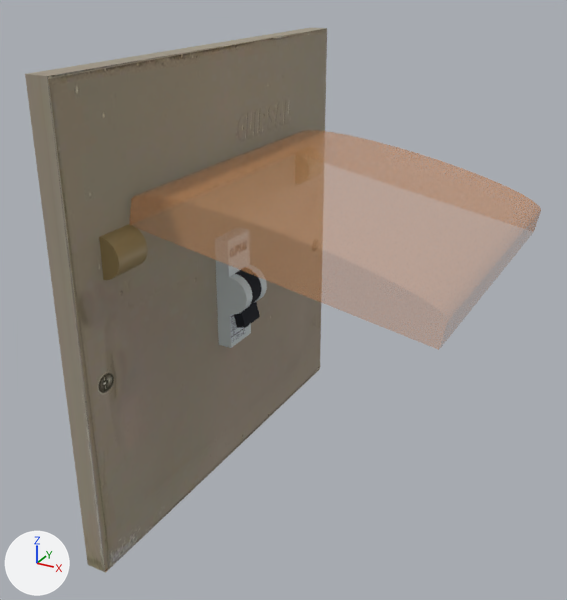
A saved change to the FBX model Assets/Meshes/Other/FuseBox.fbx.
Both versions are drawn from a 50 mm lens placed at (0.29, -0.421, 0.213), pointed at (0.068, -0.017, 0.011). The axes (+X, +Y, +Z) are drawn at lower left. The lights are the same throughout.
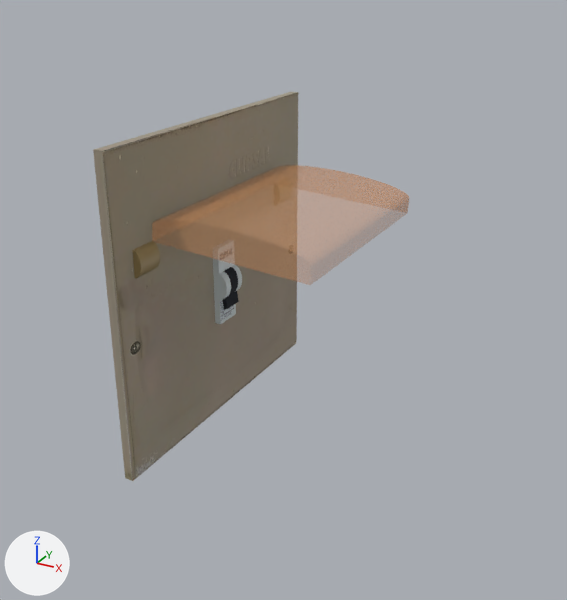
Where the change shows, as pixel boxes (x1, y1, x2, y2) in the pictures (567 x 600 px):
'Cube.009', moved, rescaled (32% narrower, 29% shorter)
    before: (25, 28, 327, 573)
    after: (93, 92, 298, 481)
'Cylinder.009', moved, turned, rescaled
    before: (129, 130, 541, 350)
    after: (152, 165, 409, 285)
'Cylinder.022', moved, rescaled (42% narrower, 25% shorter)
    before: (216, 260, 267, 348)
    after: (213, 258, 242, 324)
'Cylinder.008', moved, rescaled (42% narrower, 33% shorter)
    before: (99, 224, 148, 280)
    after: (132, 241, 160, 278)

What the commit changed:
Object 'Cylinder.009' (ob_cylinder_009) moves from (0.0144, 0.0, 0.0759) to (0.0099, 0.0, 0.0578).
Object 'Cylinder.009' (ob_cylinder_009) turns from (90, -80, 0) to (90, -86, 0) degrees about x, y and z.
Object 'Cylinder.009' (ob_cylinder_009) is rescaled from (0.01, 0.01, 0.01) to (0.00704, 0.00572, 0.00745).
Object 'Cube.009' (ob_cube_009) moves from (0.0, 0.0, 0.0) to (0.0036, 0.0, 0.0039).
Object 'Cube.009' (ob_cube_009) is rescaled from (0.01, 0.01, 0.01) to (0.00434, 0.00711, 0.00745).
Object 'Cylinder.008' (ob_cylinder_008) moves from (-0.0002, 0.0, 0.0008) to (0.0035, 0.0, 0.0045).
Object 'Cylinder.008' (ob_cylinder_008) is rescaled from (0.01, 0.01, 0.01) to (0.00434, 0.00711, 0.00745).
Object 'Cylinder.022' (ob_cylinder_022) moves from (0.0, 0.0, 0.0) to (0.0036, 0.0, 0.0039).
Object 'Cylinder.022' (ob_cylinder_022) is rescaled from (0.01, 0.01, 0.01) to (0.00434, 0.00711, 0.00745).
